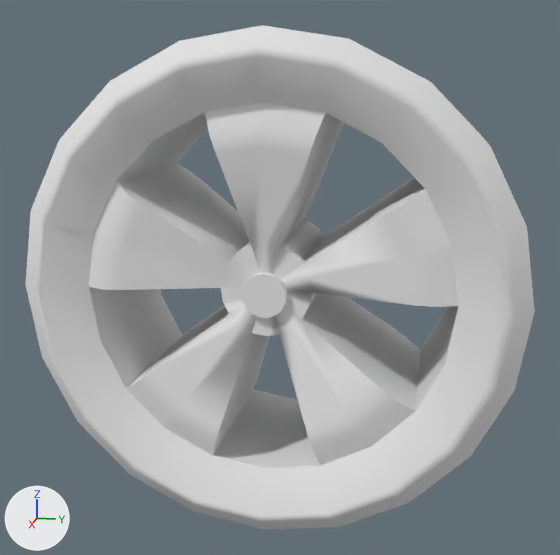
One commit to the OBJ model OpenGL/Models/car_leftfrontwheel.obj: the scene before it, then after it.
The view is the same before and after, from a camera (50 mm lens) standing at (2.097, 0.414, 0.52) and looking at (0.002, -0.005, -0.004). The axes (+X, +Y, +Z) are drawn at lower left. The lights are the same throughout. Where no turn or scale is listed for an object, it has been applied to the vertices.

Names of what the first picture shows: 'car_leftfrontwheel'.
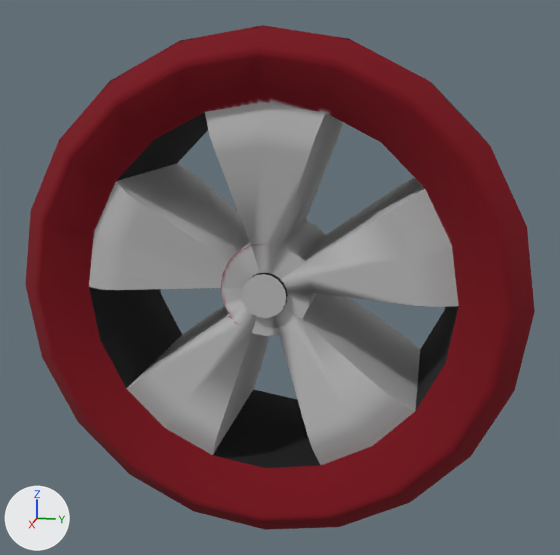
The newer file is also turned or shifted as a whole; pictures and numbers use the older file's frame.

What differs and where, as boxes (x1, y1, x2, y2) in the pictures (560 x 555 px):
'car_leftfrontwheel', surface changed
    both: (25, 25, 535, 530)

What the commit changed:
Picture 'Texture.png' (img_texture_png) is new.
In material 'lambert6SG' (mat_lambert6sg), base_color is no longer (0.8, 0.8, 0.8), white #e7e7e7.
In material 'lambert6SG' (mat_lambert6sg), texture is now set to img_texture_png.
